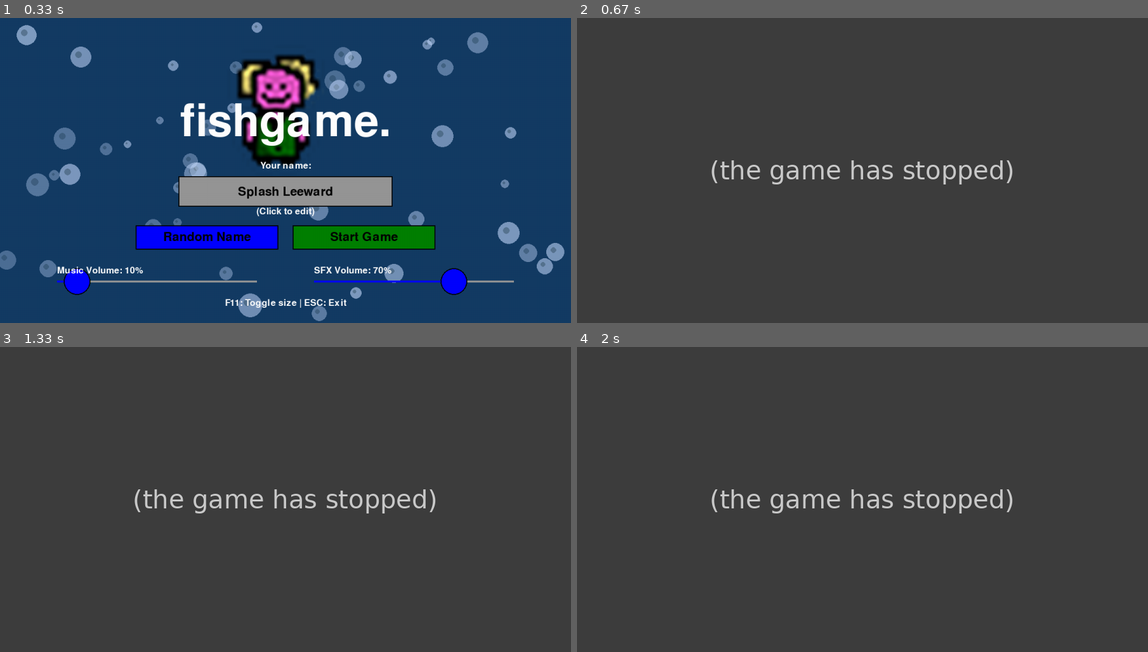
Above: before the commit, frames 1-4 (two rows, left to right).
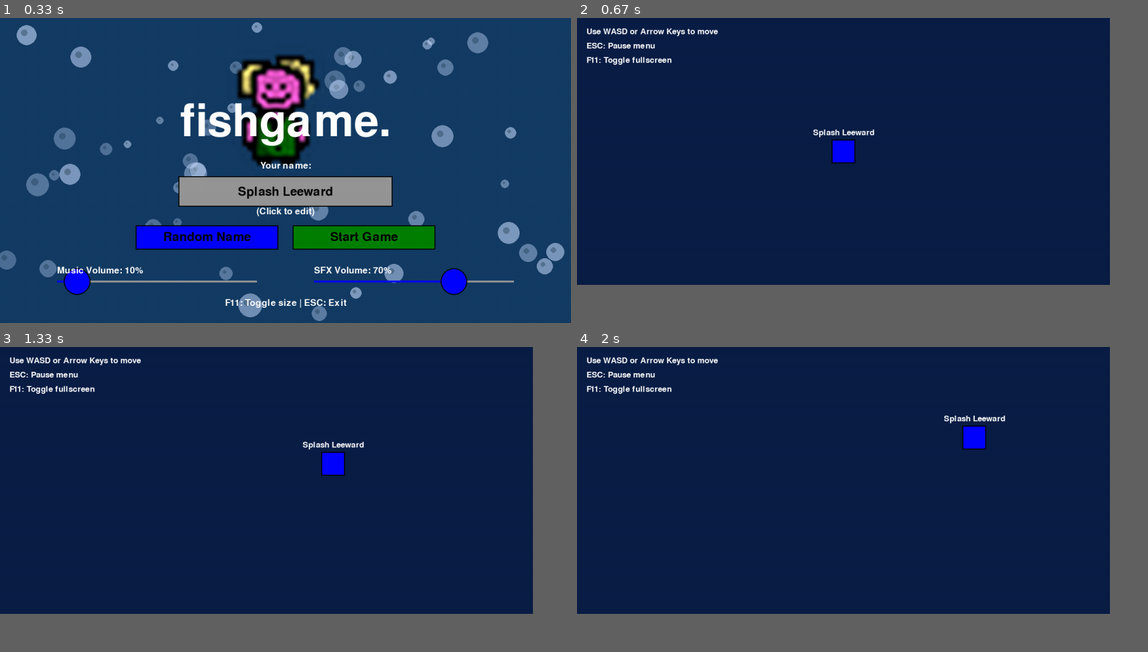
Above: after the commit, the same moments.

Repository: trul3z/pygamefish
Game: pygame game, started from pygamefish/start_screen.py
Two runs of this game, one before a commit and one after it. Both use one fixed random seed, a clock stepped at 60 frames per second and the inputs below.
Inputs (mouse positions are in pixels of both pictures, inside the frame that each line leads up to):
- Up to frame 1 (0.33 s): no input
- Up to frame 2 (0.67 s): click "Start Game" at 0.38 s
- Up to frame 3 (1.33 s): hold Right 0.67-1.13 s; move the mouse to (245, 493) at 0.7 s; hold Up from 1.22 s (still down); move the mouse to (268, 496) at 1.25 s
- Up to frame 4 (2 s): release Up at 1.52 s; hold Right from 1.55 s (still down); move the mouse to (714, 481) at 1.58 s
In our replay, in frame 2 the window is 900x480 before the commit and 840x420 after it. These sizes can differ from the game's own. Grey fills any space a smaller window leaves; there, only what the larger window draws over its background counts as a difference.

Frame 1 is identical in both runs. In frame 2, 82% of the frame differs, in the area x 0-94%, y 0-88%; in frame 3, 82%; in frame 4, 82%.
Error before the commit: NameError: name 'background_color' is not defined (game.py line 218); the game stopped at 0.38 s (later frames are placeholders)

Commit message:
Add files via upload

Diff:
--- a/pygamefish/game.py
+++ b/pygamefish/game.py
@@ -2,14 +2,13 @@
 import sys
 import os
 
-# Import from start_screen
+# Import from start_screen - add maximized to the imports
 from start_screen import (
     current_width, current_height, screen, clock, FPS, WHITE, BLACK, BLUE,
     RED, GREEN, LIGHT_GREEN, LIGHT_BLUE, GRAY, text_font, button_font, scale_fonts,
     toggle_maximized, Button, maximized, MAX_WIDTH, MAX_HEIGHT, DEFAULT_WIDTH, DEFAULT_HEIGHT
 )
 
-# Import Player class from player module
 from player import Player
 
 class PauseMenu:
@@ -106,6 +105,23 @@
     # Make variables global
     global screen, current_width, current_height, maximized
 
+    # Create the player
+    player = Player(player_name, current_width, current_height)
+
+    # Store original player position relative to screen
+    player_rel_x = 0.5  # Center horizontally (50%)
+    player_rel_y = 0.5  # Center vertically (50%)
+
+    # Create a dark blue background (deeper than the menu)
+    background_color = (10, 30, 70)
+
+    # FULLSCREEN IMPLEMENTATION
+    fullscreen = False  # Track true fullscreen state
+
+    # Store previous window dimensions for returning from fullscreen
+    prev_width = current_width
+    prev_height = current_height
+
     # Set initial window size based on maximized state
     if maximized:
         current_width = MAX_WIDTH
@@ -117,9 +133,6 @@
     # Recreate the screen with the right dimensions
     screen = pygame.display.set_mode((current_width, current_height), pygame.RESIZABLE)
     pygame.display.set_caption("fishgame.")
-
-    # Create the player - pass screen dimensions
-    player = Player(player_name, current_width, current_height)
 
     # Pause menu
     pause_menu = PauseMenu()
